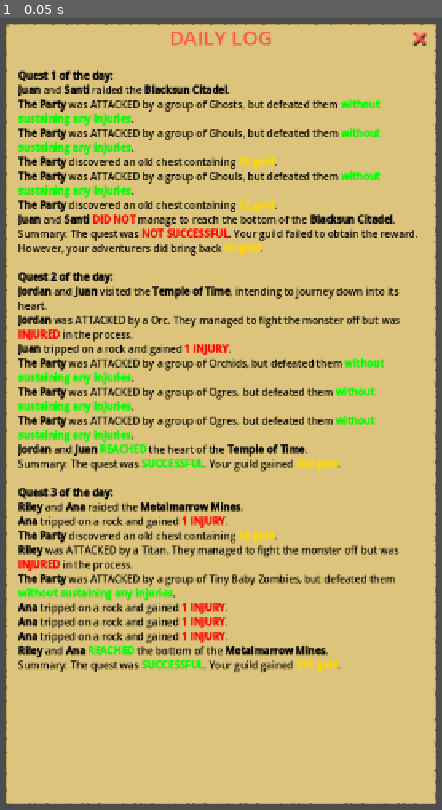
Above: before the commit, frame 1.
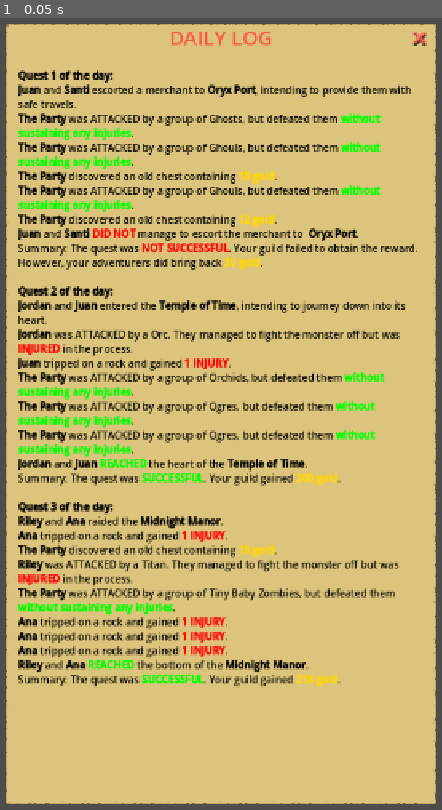
Above: after the commit, the same moment.

Repository: ActuallySanta/Fantasy-Guild-Manager
Game: Godot game, scene res://Scenes/UI/Reusable Elements/dialogue_box.tscn
The game is run twice, just before and just after one commit, with the same random seed, the same clock (stepped at 60 frames per second) and the same inputs. This scene is started directly instead of the project's main scene.
Inputs:
- Up to frame 1 (0.05 s): no input

The runs differ from the first frame. In frame 1, 24% of the frame differs, in the area x 4-95%, y 8-85%.

Commit message:
story is set to a 2d

Diff:
--- a/Globals/external_content_container.gd
+++ b/Globals/external_content_container.gd
@@ -11,7 +11,6 @@
 @export var mage_backstories_file_path : String = "res://External Content/Character Backstories/Backstories - Mage Backstories.csv"
 
 @export var random_backstories_file_path:String = "res://External Content/Character Backstories/Backstories - Random Backstories.csv"
-@export var monsters_test_file_path: String = "res://External Content/Quest Stuff (Test)/Monsters - Sea.txt" #test path for monsters
 @export var dunegon_locations_test_path: String = "res://External Content/Quest Stuff (Test)/Dungeon Names (Locations).txt" #test path for locations
 @export var monsters_2D_test_path: String = "res://External Content/Quest Stuff (Test)/2D Monster Test.txt" #test path for monstrs
 @export var quest_story_test_path: String = "res://External Content/Quest Stuff (Test)/Story Parts Test.txt" #test path
@@ -29,7 +28,7 @@
 var random_backstories:Array[String]
 
 var monster_test_names = []#test array for monsters
-var dungeon_locations: Array[String] #test array for locations
+var location_names = [] #test array for locations
 var quest_story = []
 
 #Used for text replacement
@@ -57,8 +56,6 @@
 	"they",
 ]
 
-var location_names: Array[String]
-
 #Replace these with the actual UID of the icon
 var character_icons: Dictionary[GuildCharacter.CharacterRole, Texture2D] = {
 	GuildCharacter.CharacterRole.KNIGHT: preload("uid://deis7oxw14qbl"),
@@ -81,22 +78,20 @@
 	pathfinder_backstories = ProceduralContentLoader._load_info_from_file(pathfinder_backstories_file_path,1)
 	mage_backstories = ProceduralContentLoader._load_info_from_file(mage_backstories_file_path,1)
 
-	#monster_test_names = ProceduralContentLoader._load_info_from_file(monsters_test_file_path, 1) #test using monsters
-	monster_test_names.append([])
-	monster_test_names.append([])
-	monster_test_names.append([])
-
-	monster_test_names[0] = MultiColumnLoader._load_info_from_file(monsters_2D_test_path, 1, 0) #2D test
-	monster_test_names[1] = MultiColumnLoader._load_info_from_file(monsters_2D_test_path, 1, 1) #2D test
-	monster_test_names[2] = MultiColumnLoader._load_info_from_file(monsters_2D_test_path, 1, 2) #2D test
+	monster_test_names.append(MultiColumnLoader._load_info_from_file(monsters_2D_test_path, 1, 0)) #2D test
+	monster_test_names.append(MultiColumnLoader._load_info_from_file(monsters_2D_test_path, 1, 1))
+	monster_test_names.append(MultiColumnLoader._load_info_from_file(monsters_2D_test_path, 1, 2))
 	#monster_test_names[0] = MultiColumnLoader._load_info_from_rows(monsters_2D_test_path, 0) #2D test
 	#monster_test_names[1] = MultiColumnLoader._load_info_from_rows(monsters_2D_test_path, 1) #2D test
 	#monster_test_names[2] = MultiColumnLoader._load_info_from_rows(monsters_2D_test_path, 2) #2D test
 
 	quest_story.append(MultiColumnLoader._load_info_from_rows(quest_story_test_path, 0)) #2D test
-	quest_story.append(MultiColumnLoader._load_info_from_rows(quest_story_test_path, 1)) #2D test
+	quest_story.append(MultiColumnLoader._load_info_from_rows(quest_story_test_path, 1))
+	quest_story.append(MultiColumnLoader._load_info_from_rows(quest_story_test_path, 2))
+	quest_story.append(MultiColumnLoader._load_info_from_rows(quest_story_test_path, 3))
 
-	location_names = ProceduralContentLoader._load_info_from_file(dunegon_locations_test_path, 1) #test using locations
+	location_names.append(MultiColumnLoader._load_info_from_file(dunegon_locations_test_path, 1, 0))
+	location_names.append(MultiColumnLoader._load_info_from_file(dunegon_locations_test_path, 1, 1))
 	pass # Replace with function body.
 
 
@@ -117,9 +112,9 @@
 	var randMon = randi_range(0, 2)
 	return monster_test_names[col_idx][randMon]
 
-func get_Dungeon_Name() -> String:
-	var randDungeon = randi_range(0, 5)
-	return location_names[randDungeon]
+func get_Location_Name(col_idx: int) -> String:
+	var randLoc = randi_range(0, 5)
+	return location_names[col_idx][randLoc]
 
 func get_Quest_Story(quest_idx: int, story_part: int) -> String:
 	return quest_story[quest_idx][story_part]
--- a/Scripts/Quest Creator/quest_resource.gd
+++ b/Scripts/Quest Creator/quest_resource.gd
@@ -53,18 +53,21 @@
 func _init() -> void:
 	#hard coding variables for intial testing
 	difficulty = 0;
-	favStat = 0;
-	questNum = randi_range(0, 1)
+
+	questNum = randi_range(0, 3)
 	type = ExternalContentContainer.get_Quest_Story(questNum, 0).to_int()
-
-	location = ExternalContentContainer.get_Dungeon_Name()
+	location = ExternalContentContainer.get_Location_Name(type - 1)
 	goldReward = 200;
 
-	questTitle = str("Raid the ", location)
+	match type:
+		1:
+			favStat = FavoredStat.Attack;
+			questTitle = str("Raid the ", location)
+		2:
+			favStat = FavoredStat.Defense;
+			questTitle = str("Escort someone to ", location)
 
 	print("")
-
-	#set variables
 	pass
 
 func calcSuccessChance(_questingAdventurers: Array[GuildCharacter]) -> float:
@@ -116,11 +119,9 @@
 	#then the loop begins again (again, only if the quest has a middle)
 
 	#once the loop moves on we are done here
-	#put in end text
 	return returnString
 
 func _combatEncounter(_questingAdventurers: Array[GuildCharacter], _successChance: float) -> String:
-	#gotta be a better way of doing this but I'm tired
 	var combatChance = _successChance / 100
 	combatChance = combatChance * combatChance
 	combatChance *= 100
@@ -142,7 +143,6 @@
 	return returnString
 
 func _search(_questingAdventurers: Array[GuildCharacter], _successChance: float) -> String:
-	#gotta be a better way of doing this but I'm tired
 	var searchChance = _successChance / 100
 	searchChance = searchChance * searchChance
 	searchChance *= 100
Not shown, changed: External Content/Quest Stuff (Test)/Dungeon Names (Locations).txt
Not shown, removed: External Content/Quest Stuff (Test)/Monsters - Sea.txt
Not shown, changed: External Content/Quest Stuff (Test)/Story Parts Test.txt
